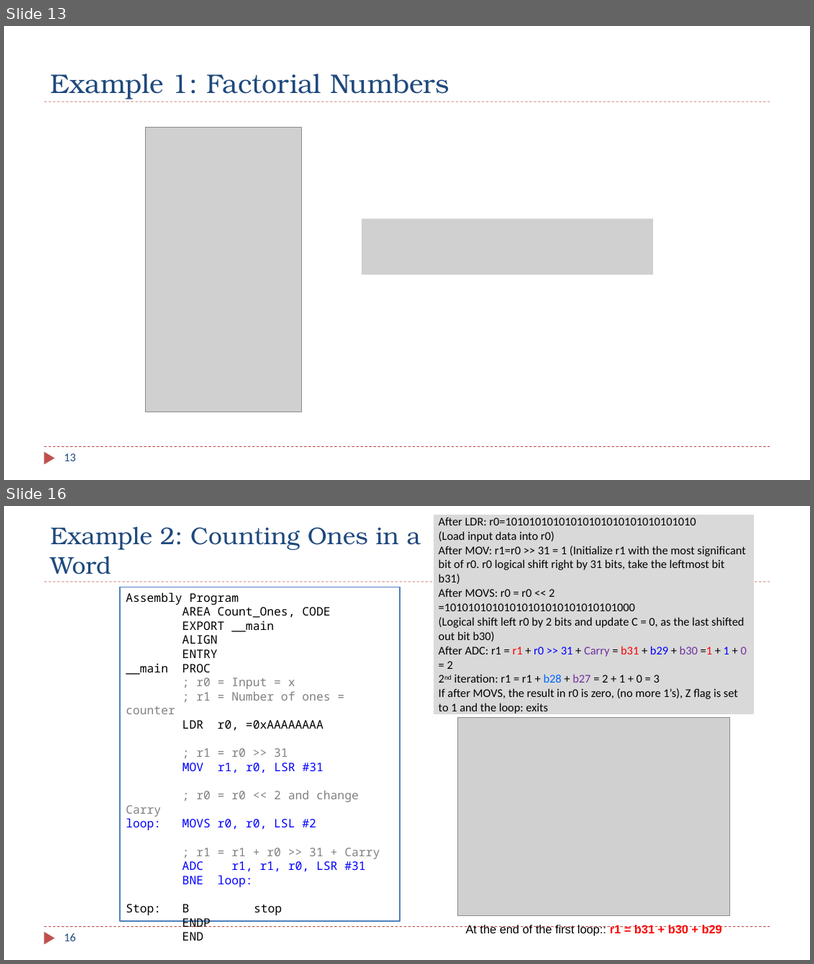
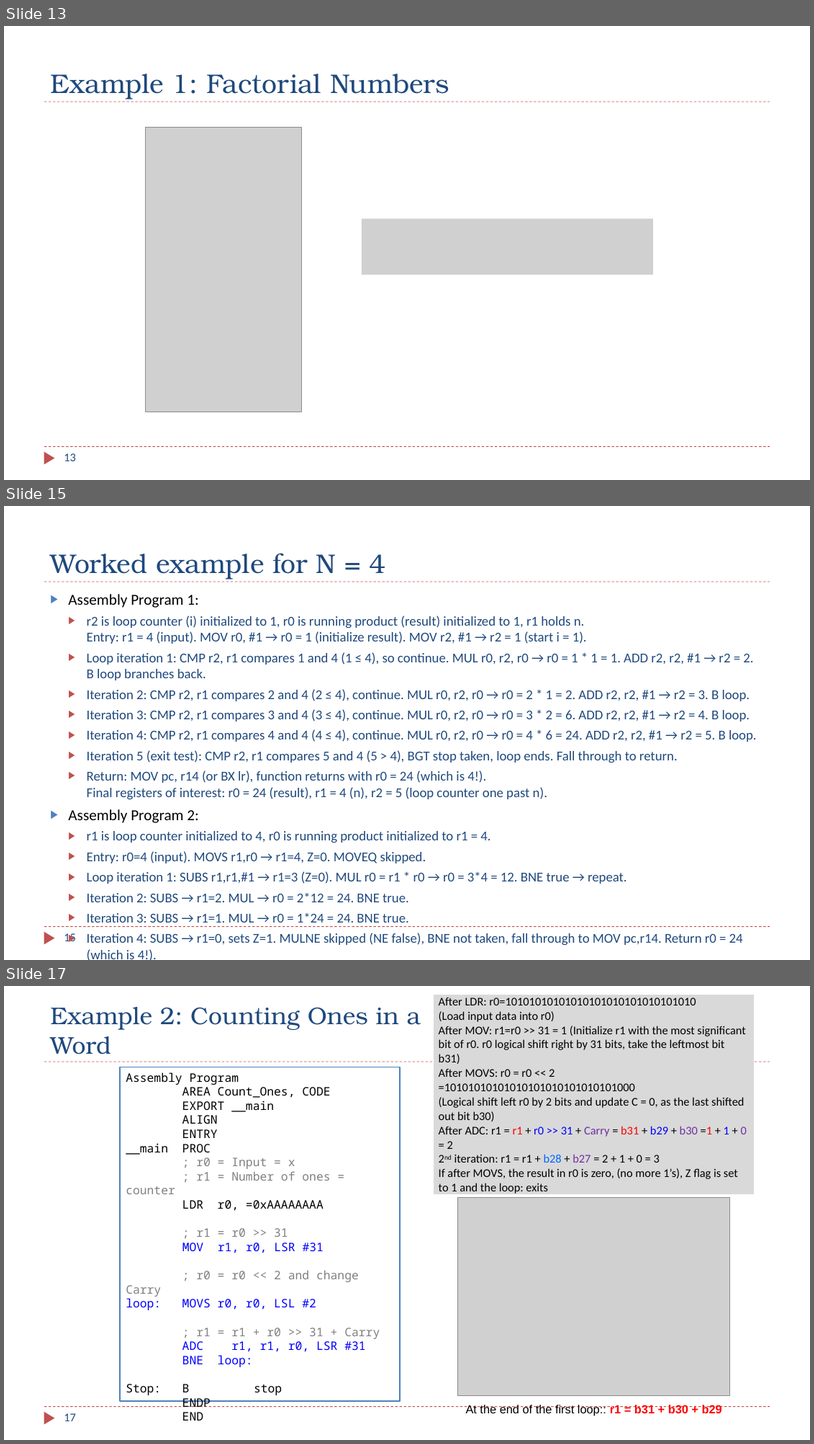
Before and after one commit to guhofstra/CSC111Fa25, a slide deck: PPTs/Ch7_Structured_Programming.pptx. Shown one above the other, each under a label of ours: slides 13 and 16 before the commit, slides 13, 15 and 17 after it; the slides between them are not shown. The pictures are 814x964 and 814x1444 pixels, drawn with LibreOffice and Linux fonts; fonts in the diff are those of the drawing; grey boxes stand for pictures. Boxes give left, top, right and bottom in pixels: in the first picture for what was removed or moved away, otherwise in the second. Text is boxed around its words. In the diff, an @@ line names an element or a change of style, - is before the commit and + after.

```diff
--- a/PPTs/Ch7_Structured_Programming.pptx
+++ b/PPTs/Ch7_Structured_Programming.pptx
@@ slide 15 added at <box>4,506,810,960</box>, background #FFFFFF; not listed: 3 template elements that a slide beside it also shows @@
@@ title added at <box>50,553,386,579</box>, 32 pt, text #1F497D @@
+Worked example for N = 4
@@ text added at <box>68,594,757,944</box>, 16.1 pt, text #1F497D @@
+▶ Assembly Program 1:
+  ▶ r2 is loop counter (i) initialized to 1, r0 is running product (result) initialized to 1, r1 holds n.
+    Entry: r1 = 4 (input). MOV r0, #1 → r0 = 1 (initialize result). MOV r2, #1 → r2 = 1 (start i = 1).
+  ▶ Loop iteration 1: CMP r2, r1 compares 1 and 4 (1 ≤ 4), so continue. MUL r0, r2, r0 → r0 = 1 * 1 = 1. ADD r2, r2, #1 → r2 = 2. B loop branches back.
+  ▶ Iteration 2: CMP r2, r1 compares 2 and 4 (2 ≤ 4), continue. MUL r0, r2, r0 → r0 = 2 * 1 = 2. ADD r2, r2, #1 → r2 = 3. B loop.
+  ▶ Iteration 3: CMP r2, r1 compares 3 and 4 (3 ≤ 4), continue. MUL r0, r2, r0 → r0 = 3 * 2 = 6. ADD r2, r2, #1 → r2 = 4. B loop.
+  ▶ Iteration 4: CMP r2, r1 compares 4 and 4 (4 ≤ 4), continue. MUL r0, r2, r0 → r0 = 4 * 6 = 24. ADD r2, r2, #1 → r2 = 5. B loop.
+  ▶ Iteration 5 (exit test): CMP r2, r1 compares 5 and 4 (5 > 4), BGT stop taken, loop ends. Fall through to return.
+  ▶ Return: MOV pc, r14 (or BX lr), function returns with r0 = 24 (which is 4!).
+    Final registers of interest: r0 = 24 (result), r1 = 4 (n), r2 = 5 (loop counter one past n).
+▶ Assembly Program 2:
+  ▶ r1 is loop counter initialized to 4, r0 is running product initialized to r1 = 4.
+  ▶ Entry: r0=4 (input). MOVS r1,r0 → r1=4, Z=0. MOVEQ skipped.
+  ▶ Loop iteration 1: SUBS r1,r1,#1 → r1=3 (Z=0). MUL r0 = r1 * r0 → r0 = 3*4 = 12. BNE true → repeat.
+  ▶ Iteration 2: SUBS → r1=2. MUL → r0 = 2*12 = 24. BNE true.
+  ▶ Iteration 3: SUBS → r1=1. MUL → r0 = 1*24 = 24. BNE true.
+  ▶ Iteration 4: SUBS → r1=0, sets Z=1. MULNE skipped (NE false), BNE not taken, fall through to MOV pc,r14. Return r0 = 24 (which is 4!).
@@ page number added at <box>64,933,76,942</box>, 14 pt, text #1F497D @@
+15
@@ what was slide 16 is now slide 17 @@
@@ page number at <box>64,1413,76,1421</box>: text changed @@
-16
+17
```
Also in this commit, not shown: 3 slides changed, 1 slide removed, 4 other files.
